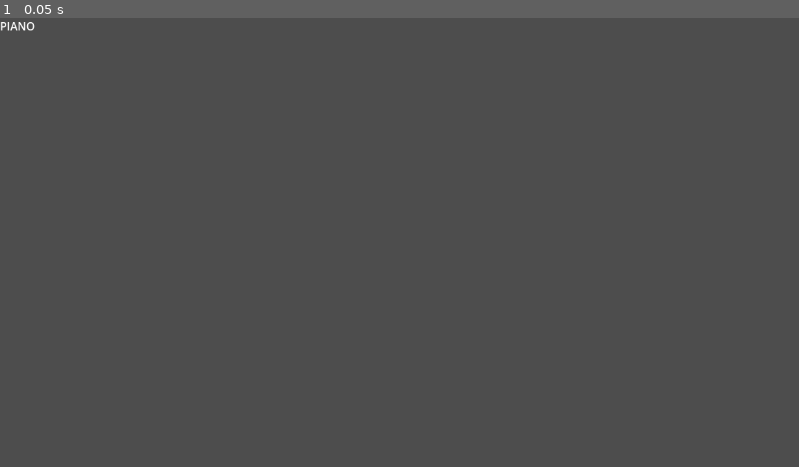
Above: before the commit, frame 1.
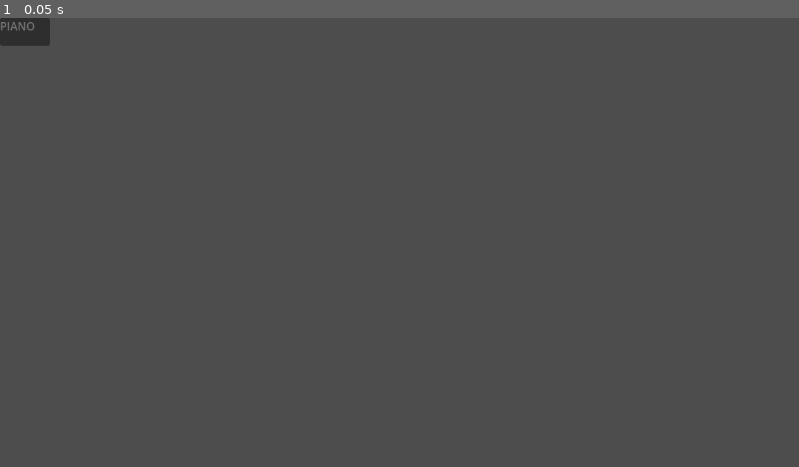
Above: after the commit, the same moment.

Repository: LucaBourke7/Creative-Coding-CA
Game: Godot game, scene res://main.tscn
Same seed, same stepped clock (60 frames per second), same inputs: the game is played once before the commit and once after it. The project has no main scene, so this scene is started directly.
Inputs:
- Up to frame 1 (0.05 s): no input

The runs differ from the first frame. In frame 1, 0.4% of the frame differs, in the area x 0-7%, y 0-7%.

Commit message:
Added Controller and Keyboard Input

Diff:
--- /dev/null
+++ b/controller.gd
@@ -0,0 +1,37 @@
+extends Node2D
+
+signal note_on(note: int, velocity: float)
+signal note_off(note: int)
+
+const KEY_MAP := {
+	KEY_A: 60, KEY_W: 61, KEY_S: 62, KEY_E: 63, KEY_D: 64,
+	KEY_F: 65, KEY_T: 66, KEY_G: 67, KEY_Y: 68, KEY_H: 69,
+	KEY_U: 70, KEY_J: 71, KEY_K: 72, KEY_O: 73, KEY_L: 74,
+	KEY_P: 75, KEY_SEMICOLON: 76,
+}
+
+const NOTE_NAMES := ["C", "C#", "D", "D#", "E", "F", "F#", "G", "G#", "A", "A#", "B"]
+
+var _pressed_keys: Dictionary = {}
+var _octave_offset: int = 0
+var _note_label: Label
+
+@onready var piano_container: HBoxContainer = $ModeTabs/Piano/Keys
+
+func _ready() -> void:
+	$ModeTabs.tabs_visible = false
+
+func _unhandled_input(event: InputEvent) -> void:
+	if not event is InputEventKey:
+		return
+	var key = event.keycode
+	if not key in KEY_MAP:
+		return
+	var note = KEY_MAP[key] + _octave_offset * 12
+	if event.pressed and not event.echo:
+		if key not in _pressed_keys:
+			_pressed_keys[key] = true
+			emit_signal("note_on", note, 0.8)
+	elif not event.pressed:
+		_pressed_keys.erase(key)
+		emit_signal("note_off", note)
--- a/main.tscn
+++ b/main.tscn
@@ -2,6 +2,7 @@
 
 [ext_resource type="Script" uid="uid://berlu2ggeu1rj" path="res://main.gd" id="1_ig7tw"]
 [ext_resource type="Script" uid="uid://bf03pqopr4pcu" path="res://instrument.gd" id="2_0xm2m"]
+[ext_resource type="Script" uid="uid://u6nkx2tmxgc3" path="res://controller.gd" id="3_h2yge"]
 
 [node name="Main" type="Node2D" unique_id=255669325]
 script = ExtResource("1_ig7tw")
@@ -12,3 +13,22 @@
 [node name="Label" type="Label" parent="Instrument" unique_id=1949274392]
 offset_right = 40.0
 offset_bottom = 23.0
+
+[node name="Controller" type="Node2D" parent="." unique_id=1934553471]
+script = ExtResource("3_h2yge")
+
+[node name="ModeTabs" type="TabContainer" parent="Controller" unique_id=1584930329]
+offset_right = 8.0
+offset_bottom = 40.0
+current_tab = 0
+
+[node name="Piano" type="VBoxContainer" parent="Controller/ModeTabs" unique_id=1110832823]
+layout_mode = 2
+metadata/_tab_index = 0
+
+[node name="Keys" type="HBoxContainer" parent="Controller/ModeTabs/Piano" unique_id=339731647]
+layout_mode = 2
+
+[node name="Label" type="Label" parent="Controller" unique_id=1998075370]
+offset_right = 40.0
+offset_bottom = 23.0
Not shown, added: controller.gd.uid
